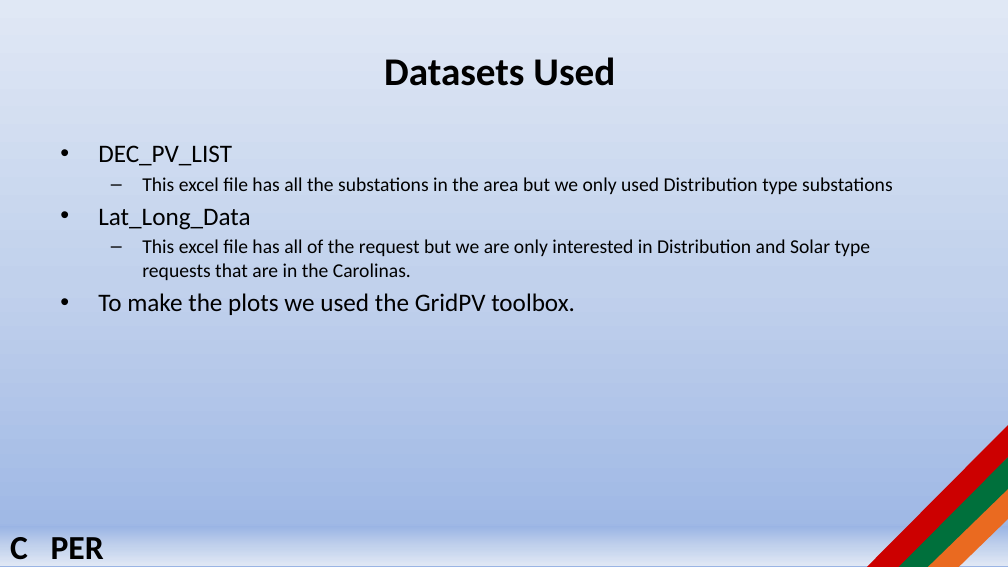
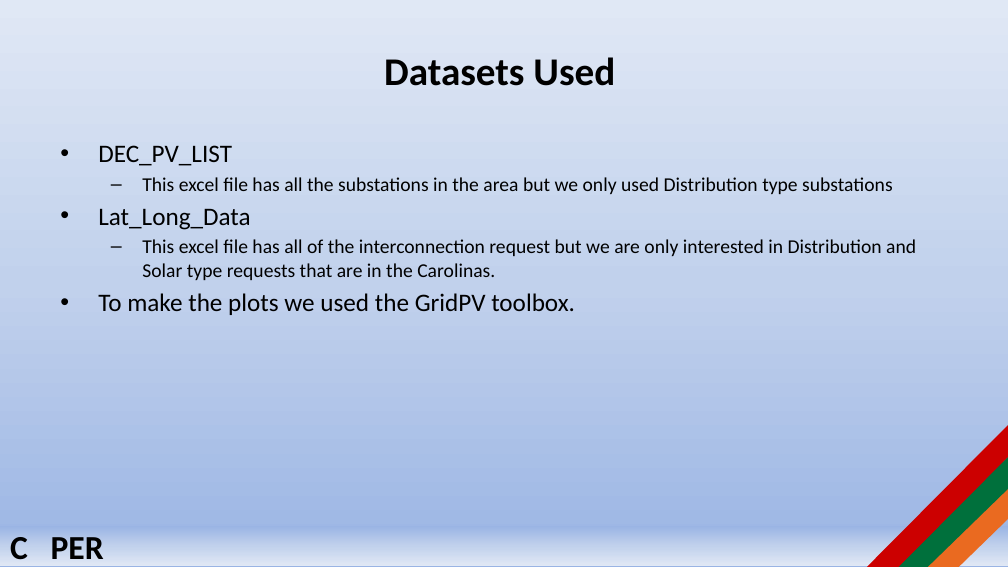
Before and after one commit to jlavall1/CAPER, a slide deck: slide 2 of 10_Momo/CAPER_3.25.2016_MoreyAgnew.pptx. Drawn at 1008x567 pixels with LibreOffice and Linux fonts; fonts in the diff are those of the drawing; background and template pictures are left out. Boxes give left, top, right and bottom in pixels: in the first picture for what was removed or moved away, otherwise in the second. Text is boxed around its words. In the diff, an @@ line names an element or a change of style, - is before the commit and + after.

```diff
--- a/10_Momo/CAPER_3.25.2016_MoreyAgnew.pptx
+++ b/10_Momo/CAPER_3.25.2016_MoreyAgnew.pptx
@@ text at <box>142,239,916,280</box>: text changed @@
-  – This excel file has all of the request but we are only interested in Distribution and Solar type requests that are in the Carolinas.
+  – This excel file has all of the interconnection request but we are only interested in Distribution and Solar type requests that are in the Carolinas.
```
Also in this commit, not shown: 3 other slides changed.
